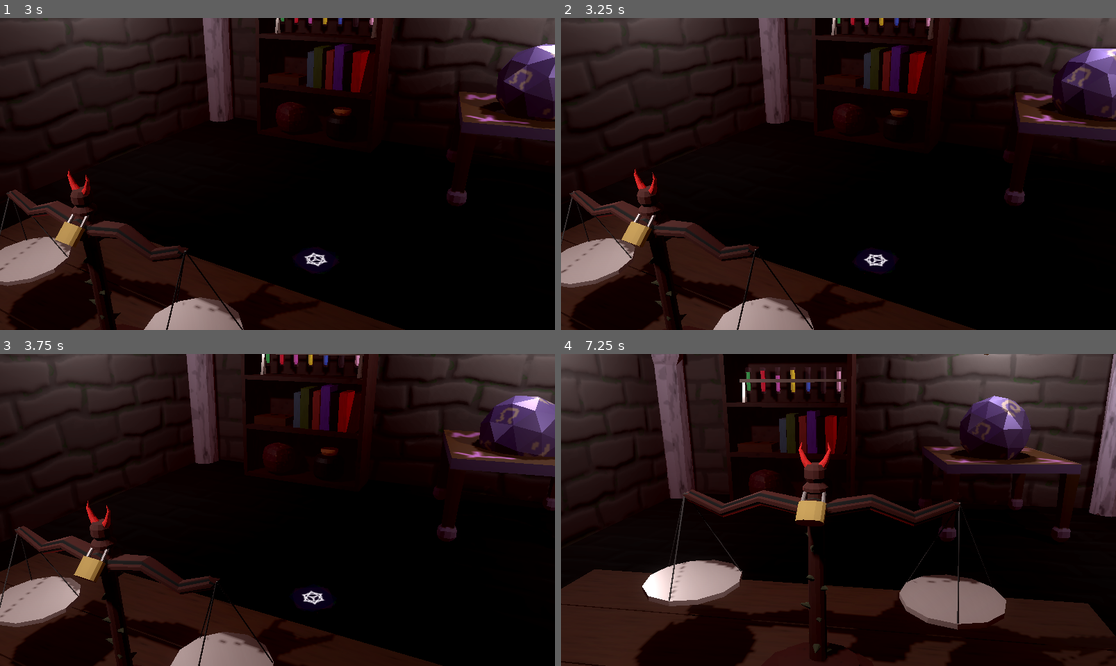
Above: before the commit, frames 1-4 (two rows, left to right).
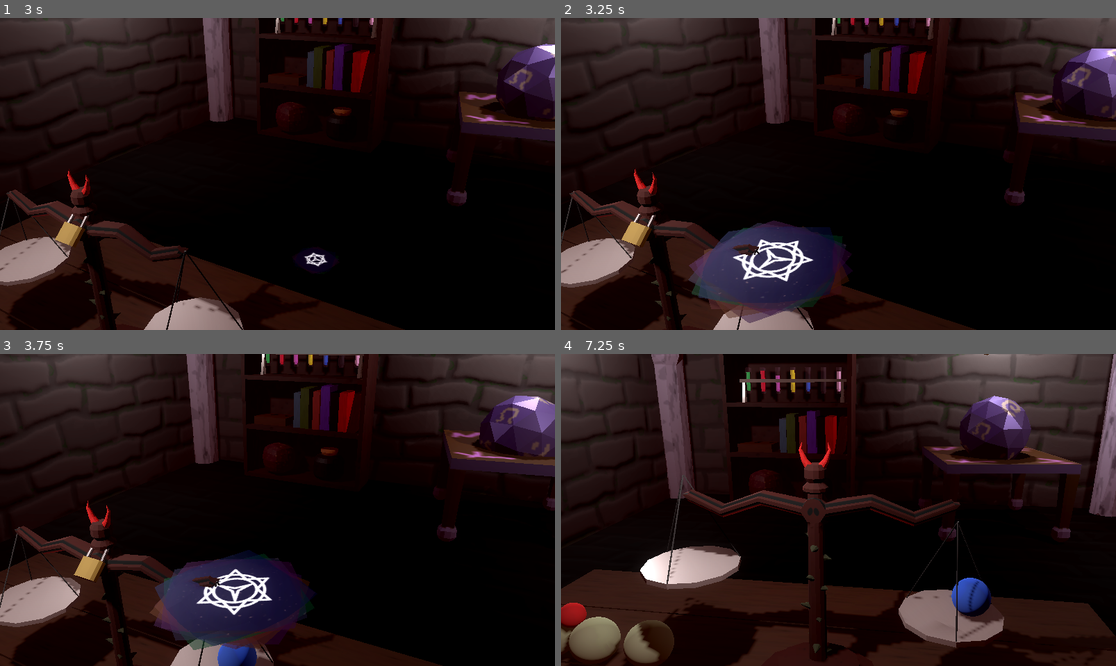
Above: after the commit, the same moments.

Repository: camd67/scale-game
Game: Godot game, scene res://scene/main/main.tscn
Same seed, same stepped clock (60 frames per second), same inputs: the game is played once before the commit and once after it. Sound files missing from this copy of the repository are replaced by a short silence.
Inputs (mouse positions are in pixels of both pictures, inside the frame that each line leads up to):
- Up to frame 1 (3 s): click "Begin Balancing" at 0.5 s; move the mouse to (249, 236) at 1.27 s; click (249, 236) at 1.42 s; drag from (444, 220) to (249, 236) at 2.02 s; move the mouse to (111, 127) at 2.77 s; click (111, 127) at 2.92 s
- Up to frame 2 (3.25 s): no input
- Up to frame 3 (3.75 s): drag from (305, 510) to (111, 463) at 3.52 s
- Up to frame 4 (7.25 s): move the mouse to (755, 432) at 4.27 s; click (755, 432) at 4.42 s; drag from (960, 494) to (755, 432) at 5.02 s; move the mouse to (727, 525) at 5.77 s; click (727, 525) at 5.92 s; drag from (894, 441) to (727, 525) at 6.52 s

Frame 1 is identical in both runs. In frame 2, 6.8% of the frame differs, in the area x 22-60%, y 64-98%; in frame 3, 6.9%; in frame 4, 8.6%, in the area x 0-91%, y 40-100%.
Error before the commit: Out of bounds get index '0' (on base: 'Array[LevelDefinition]') (res://scene/level_manager/level_manager.gd:22)

Commit message:
various updates to progressing the game

Diff:
--- a/project.godot
+++ b/project.godot
@@ -52,6 +52,7 @@
 [global_group]
 
 weighable="Something that can report its weight back to the caller"
+grabbable=""
 
 [input]
 
--- a/scene/grabbable/grabbable.tscn
+++ b/scene/grabbable/grabbable.tscn
@@ -2,7 +2,7 @@
 
 [ext_resource type="Script" path="res://scene/grabbable/grabbable.gd" id="1_k4w43"]
 
-[node name="Grabbable" type="RigidBody3D"]
+[node name="Grabbable" type="RigidBody3D" groups=["grabbable"]]
 collision_layer = 3
 input_ray_pickable = false
 axis_lock_linear_z = true
--- a/scene/level_manager/level_manager.gd
+++ b/scene/level_manager/level_manager.gd
@@ -16,6 +16,7 @@
 	current_level_number += 1
 	current_level = level_definitions[current_level_number]
 	spawner.level_definition = current_level
+	spawner.begin_level()
 
 
 func on_camera_intro_finished() -> void:
--- a/scene/main/main.tscn
+++ b/scene/main/main.tscn
@@ -1,13 +1,14 @@
-[gd_scene load_steps=26 format=3 uid="uid://co4jso8vr8d1u"]
+[gd_scene load_steps=27 format=3 uid="uid://co4jso8vr8d1u"]
 
 [ext_resource type="PackedScene" uid="uid://ce6b0dfduypqr" path="res://scene/scale/scale.tscn" id="1_ceiqc"]
 [ext_resource type="Script" path="res://scene/main/main.gd" id="1_er31i"]
 [ext_resource type="PackedScene" uid="uid://dhgqdwpcy37iw" path="res://scene/ui/main_menu/main_menu.tscn" id="1_x18xv"]
 [ext_resource type="PackedScene" uid="uid://dvfs56lpfukm4" path="res://scene/level_manager/level_manager.tscn" id="2_f8vwc"]
 [ext_resource type="PackedScene" uid="uid://dbr2vgtnsucf0" path="res://scene/grabber/grabber.tscn" id="2_ygo0o"]
-[ext_resource type="PackedScene" uid="uid://djctni0afpu2n" path="res://scene/weight_comparer/weight_comparer.tscn" id="3_fkc30"]
+[ext_resource type="Script" path="res://resources/level_definitions/level_definition.gd" id="3_kqovf"]
 [ext_resource type="PackedScene" uid="uid://4ej2b1sscx27" path="res://scene/draggable_entities/debug_box/debug_box.tscn" id="3_ohibm"]
-[ext_resource type="PackedScene" path="res://scene/dungeon/scaled_dungeon_living.tscn" id="4_6qt3t"]
+[ext_resource type="PackedScene" uid="uid://foljia802g4d" path="res://scene/dungeon/scaled_dungeon_living.tscn" id="4_6qt3t"]
+[ext_resource type="Resource" uid="uid://c184kbs4suval" path="res://resources/level_definitions/planets/planets1.tres" id="4_i6wjg"]
 [ext_resource type="PackedScene" uid="uid://d3pwgvo15efba" path="res://scene/draggable_entities/debug_sphere/debug_sphere.tscn" id="4_oldih"]
 [ext_resource type="PackedScene" uid="uid://bhlp8xn50igxa" path="res://scene/flickering_light/flickering_light.tscn" id="5_r3mqi"]
 [ext_resource type="Texture2D" uid="uid://blesrlm3igbkx" path="res://scene/dungeon/fireparticle.png" id="6_xc4fm"]
@@ -131,10 +132,9 @@
 [node name="Main" type="Node3D"]
 script = ExtResource("1_er31i")
 
-[node name="LevelManager" parent="." instance=ExtResource("2_f8vwc")]
-
-[node name="WeightComparer" parent="." node_paths=PackedStringArray("scale") instance=ExtResource("3_fkc30")]
-scale = NodePath("../Scale")
+[node name="LevelManager" parent="." node_paths=PackedStringArray("spawner") instance=ExtResource("2_f8vwc")]
+level_definitions = Array[ExtResource("3_kqovf")]([ExtResource("4_i6wjg"), ExtResource("4_i6wjg")])
+spawner = NodePath("../MeasureableSpawner")
 
 [node name="MeasureableSpawner" parent="." node_paths=PackedStringArray("left_spawn_location", "right_spawn_location") instance=ExtResource("12_ysa5h")]
 left_spawn_location = NodePath("../TableLeftSpawnPoint")
--- a/scene/scale/lock.gd
+++ b/scene/scale/lock.gd
@@ -15,8 +15,8 @@
 		return
 
 	if event is InputEventMouseButton and event.is_pressed():
-		#lock_animation_player.play("unlock")
-		#has_been_unlocked = true
+		lock_animation_player.play("unlock")
+		has_been_unlocked = true
 		GameEvents.emit_weight_submitted(on_weight_calculated)
 
 
@@ -31,12 +31,9 @@
 	lock_animation_player.play("hover")
 
 
-func on_weight_calculated(success: bool) -> void:
-	if success:
-		lock_animation_player.play("unlock")
-		has_been_unlocked = true
-	else:
-		lock_animation_player.play("hover")
+func on_weight_calculated() -> void:
+	lock_animation_player.play("RESET")
+	has_been_unlocked = false
 
 
 func play_lock_move() -> void:
--- a/scene/scale/scale.gd
+++ b/scene/scale/scale.gd
@@ -9,6 +9,8 @@
 
 @export var pan_height_range: float
 var starting_pan_height: float = 0
+
+var last_pan_difference := 0
 
 
 func _ready() -> void:
@@ -29,13 +31,15 @@
 	var right_end_pos := Vector3(right_pan_mesh.global_position.x, starting_pan_height - pan_height_change, right_pan_mesh.global_position.z)
 
 	var left_tween := create_tween()
+	var tween_time := 3 if pan_difference != last_pan_difference else 0
 	left_tween.bind_node(left_pan_mesh).tween_property(left_pan_mesh, "global_position", left_end_pos, 3).set_ease(Tween.EASE_OUT)
 	create_tween().bind_node(right_pan_mesh).tween_property(right_pan_mesh, "global_position", right_end_pos, 3).set_ease(Tween.EASE_OUT)
-	left_tween.tween_callback(func() -> void: result_callback.call(pan_difference == 0))
-	#if (pan_difference == 0):
-		#GameEvents.emit_correct_weight_submitted()
-	#else:
-		#GameEvents.emit_incorrect_weight_submitted()
+	left_tween.tween_callback(func() -> void: result_callback.call())
+	last_pan_difference = pan_difference
+	if (pan_difference == 0):
+		GameEvents.emit_correct_weight_submitted()
+	else:
+		GameEvents.emit_incorrect_weight_submitted()
 
 
 func update_labels() -> void:
